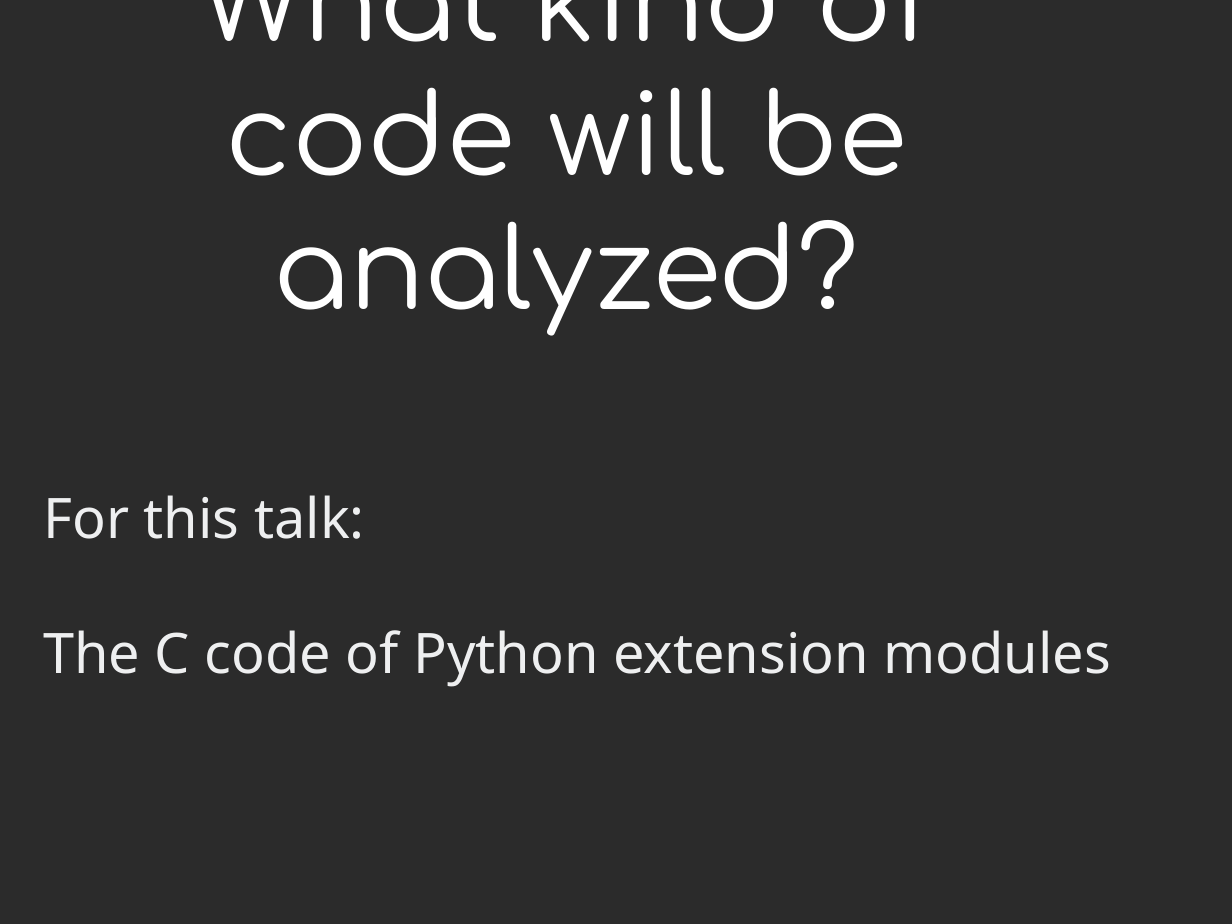
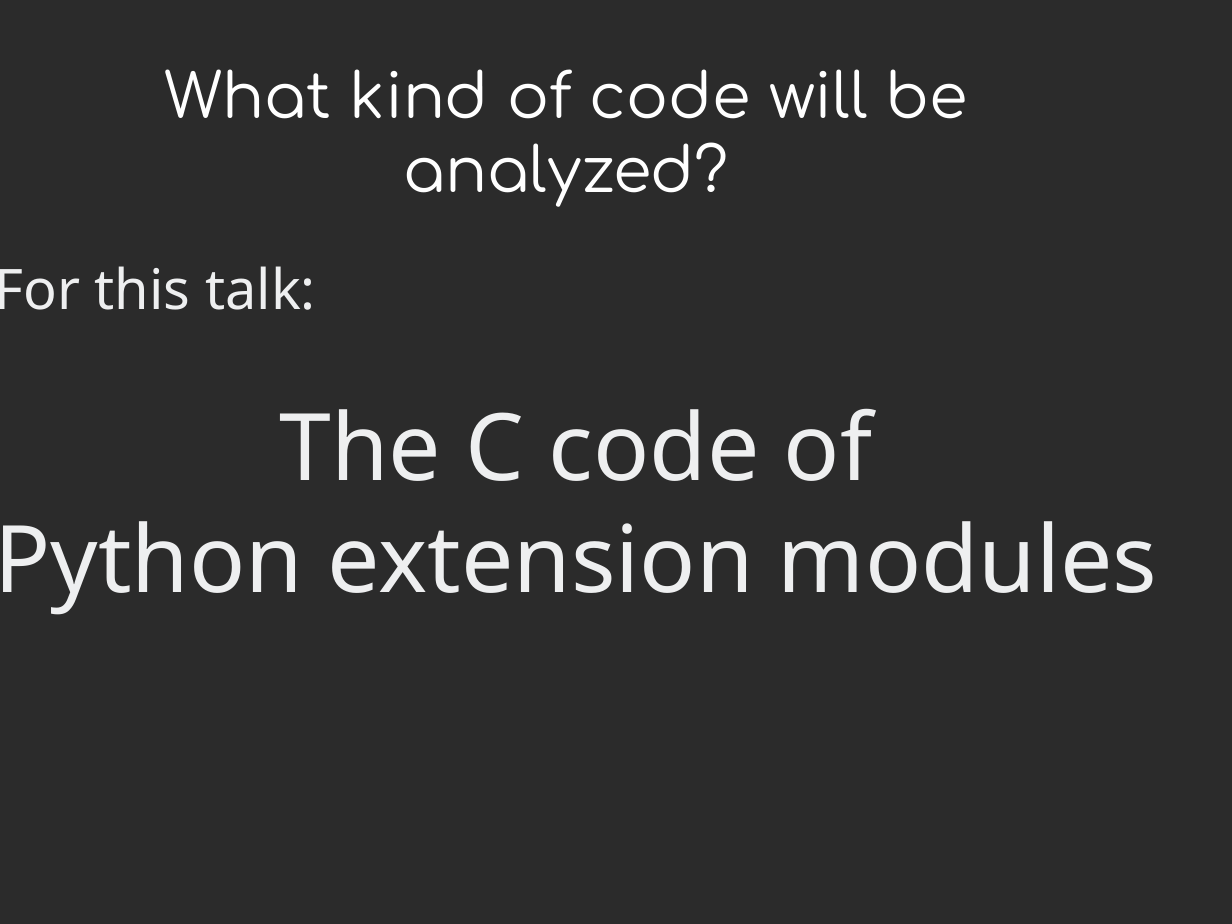
Before and after one commit to davidmalcolm/PyCon-US-2013-Talk, a slide deck: slide 3 of Death By 1000 Leaks - Static Analysis of Hundreds of Python Extension Modules.odp. Drawn at 1232x924 pixels with LibreOffice and Linux fonts; fonts in the diff are those of the drawing; background and template pictures are left out; a plain dark background stands for a picture behind light text. Boxes give left, top, right and bottom in pixels: in the first picture for what was removed or moved away, otherwise in the second. Text is boxed around its words. In the diff, an @@ line names an element or a change of style, - is before the commit and + after.

```diff
--- a/Death By 1000 Leaks - Static Analysis of Hundreds of Python Extension Modules.odp
+++ b/Death By 1000 Leaks - Static Analysis of Hundreds of Python Extension Modules.odp
@@ title "What kind of code will ..." moved from (x1=199, y1=0, x2=934, y2=335) to (x1=164, y1=69, x2=968, y2=207) @@
@@ title "What kind of code will ..." at (x1=164, y1=69, x2=968, y2=207): size 72 to 40 pt @@
@@ text "For this talk:" moved from (x1=43, y1=495, x2=1111, y2=687) to (x1=0, y1=266, x2=1157, y2=615) @@
@@ text at (x1=0, y1=408, x2=1157, y2=615): text changed; size 36 to 60 pt @@
-The C code of Python extension modules
+The C code of
+Python extension modules
```
Also in this commit, not shown: 6 other slides changed, 20 slides added, 2 other files.
